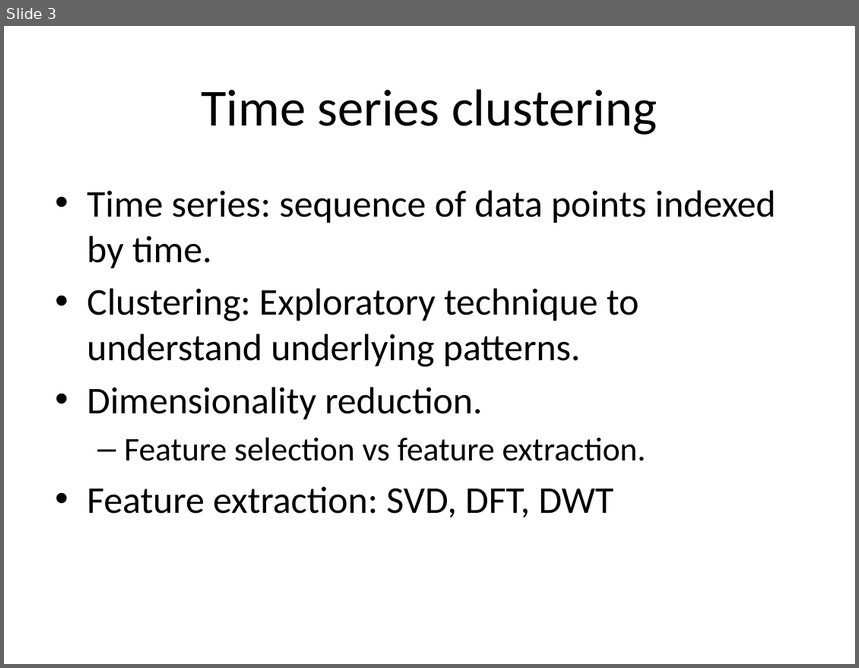
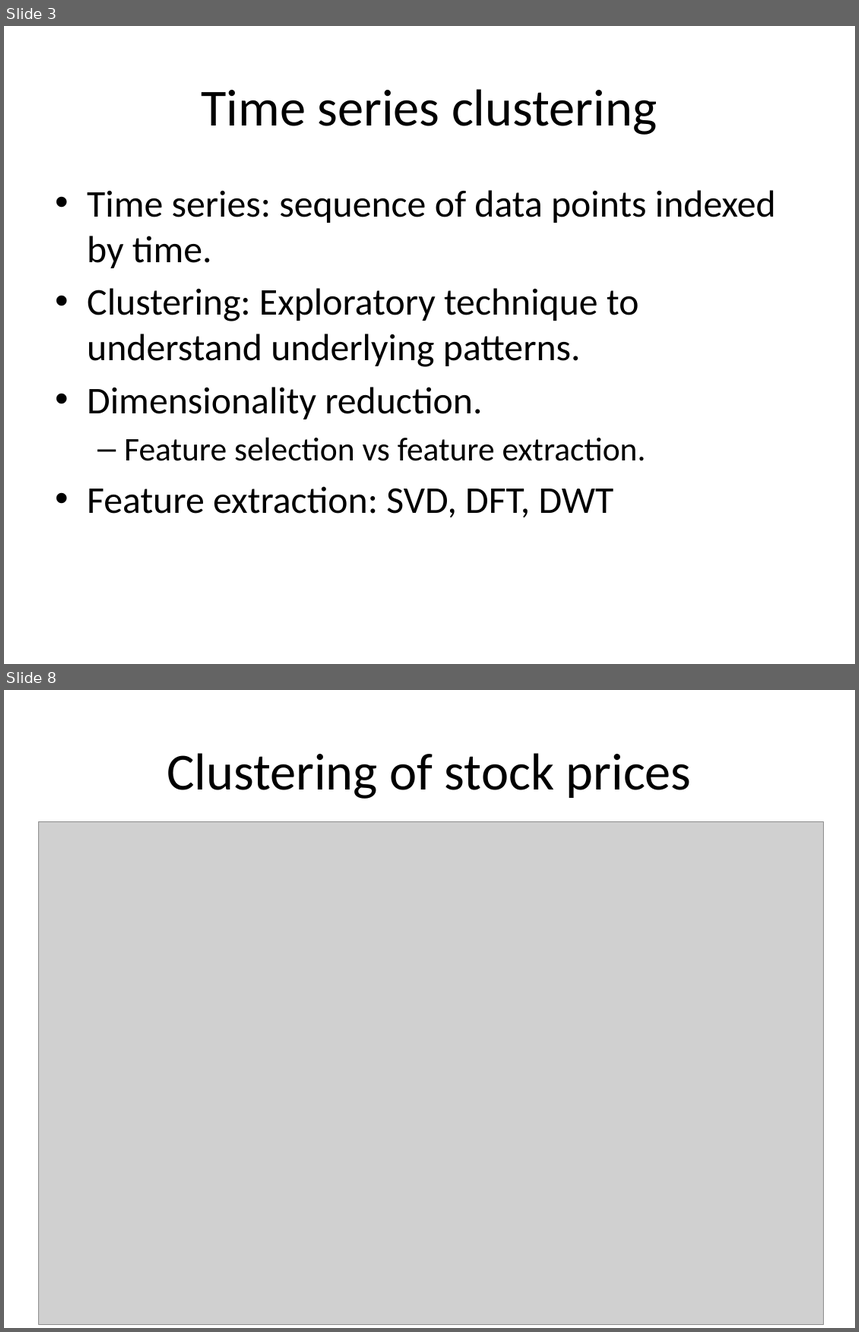
Before and after one commit to SsureyMoon/Ucsc-clustering, a slide deck: presentation/WaveletBasedClusteringOfTimeSeries.pptx. Shown one above the other, each under a label of ours: slide 3 before the commit, slides 3 and 8 after it; the slides between them are not shown. The pictures are 859x668 and 859x1332 pixels, drawn with LibreOffice and Linux fonts; fonts in the diff are those of the drawing; grey boxes stand for pictures. Boxes give left, top, right and bottom in pixels: in the first picture for what was removed or moved away, otherwise in the second. Text is boxed around its words. In the diff, an @@ line names an element or a change of style, - is before the commit and + after.

```diff
--- a/presentation/WaveletBasedClusteringOfTimeSeries.pptx
+++ b/presentation/WaveletBasedClusteringOfTimeSeries.pptx
@@ slide 8 added at [4, 690, 855, 1328], background #FFFFFF @@
@@ title added at [167, 753, 692, 799], 44 pt, text #000000 @@
+Clustering of stock prices
@@ picture added at [39, 822, 824, 1325] @@
```
Also in this commit, not shown: 1 slide changed, 4 other slides added, 4 other files.
